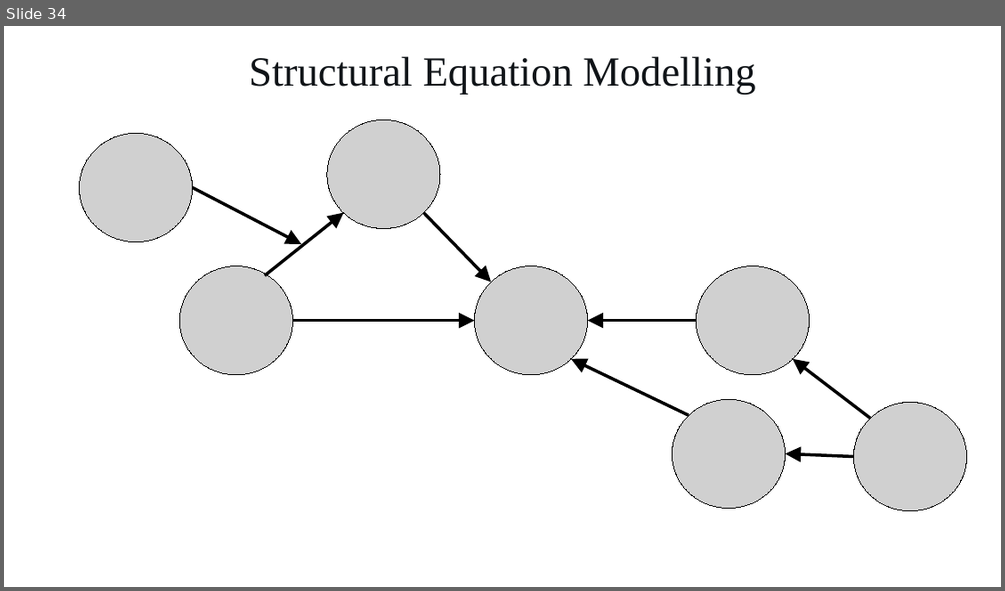
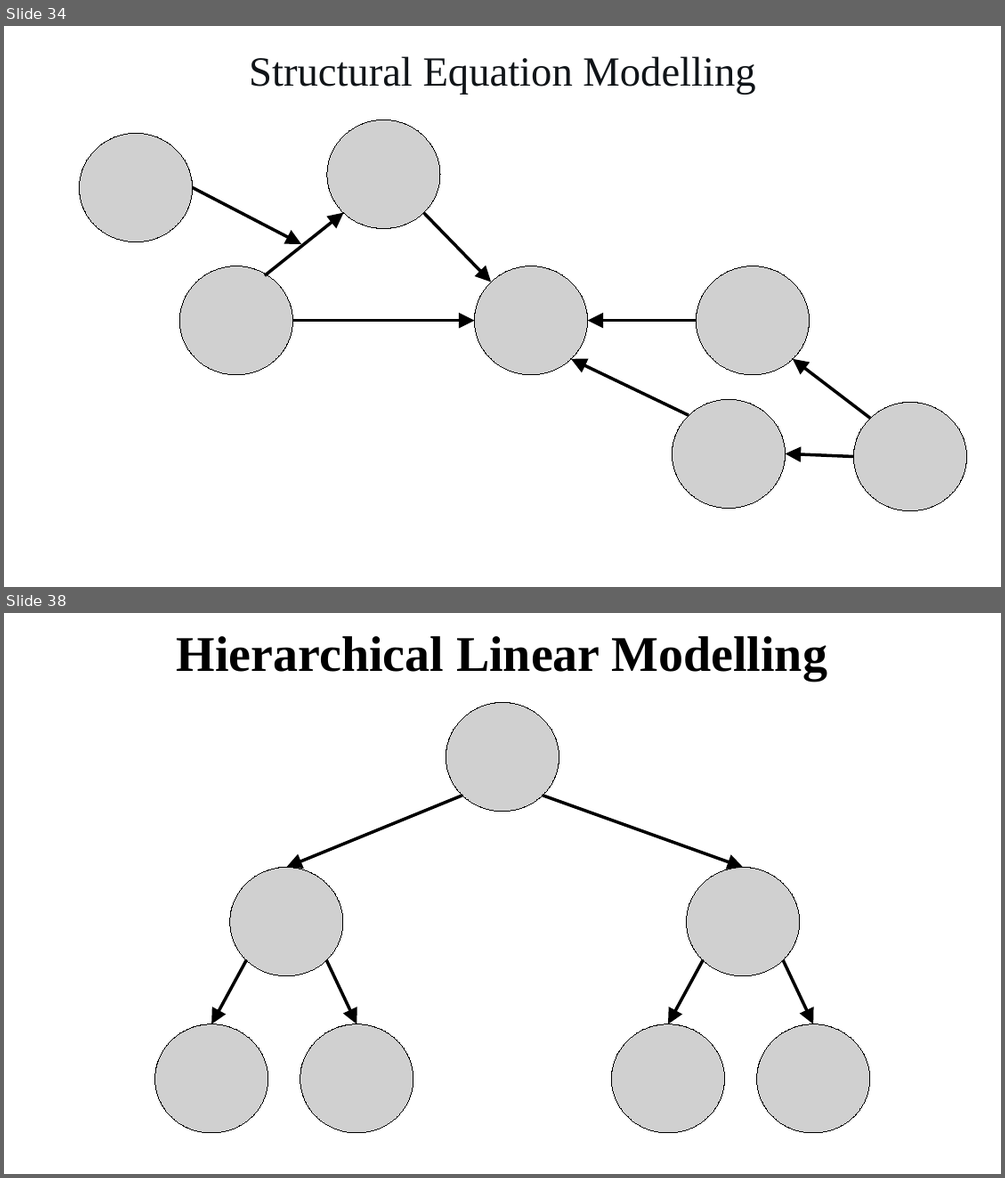
Before and after one commit to santiagocdo/metodologia-y-bioestadisitca, a slide deck: INPRFM/glm.pptx. Shown one above the other, each under a label of ours: slide 34 before the commit, slides 34 and 38 after it; the slides between them are not shown. The pictures are 1005x591 and 1005x1178 pixels, drawn with LibreOffice and Linux fonts; fonts in the diff are those of the drawing; grey boxes stand for pictures. Boxes give left, top, right and bottom in pixels: in the first picture for what was removed or moved away, otherwise in the second. Text is boxed around its words. In the diff, an @@ line names an element or a change of style, - is before the commit and + after.

```diff
--- a/INPRFM/glm.pptx
+++ b/INPRFM/glm.pptx
@@ slide 38 added at (4, 613, 1001, 1174), background #FFFFFF @@
@@ text added at (177, 636, 827, 680), 48 pt, text #000000, bold @@
+Hierarchical Linear Modelling
@@ picture added at (446, 703, 558, 811) @@
@@ arrow added from (462, 795) to (287, 868), #000000 3 pt @@
@@ arrow added from (542, 795) to (743, 868), #000000 3 pt @@
@@ picture added at (230, 868, 343, 976) @@
@@ picture added at (687, 868, 800, 976) @@
@@ arrow added from (246, 960) to (212, 1024), #000000 3 pt @@
@@ arrow added from (326, 960) to (357, 1024), #000000 3 pt @@
@@ arrow added from (704, 960) to (668, 1024), #000000 3 pt @@
@@ arrow added from (783, 960) to (813, 1024), #000000 3 pt @@
@@ picture added at (155, 1024, 268, 1133) @@
@@ picture added at (300, 1024, 413, 1133) @@
@@ picture added at (611, 1024, 724, 1133) @@
@@ picture added at (757, 1024, 870, 1133) @@
```
Also in this commit, not shown: 7 other slides added, 4 other files.
